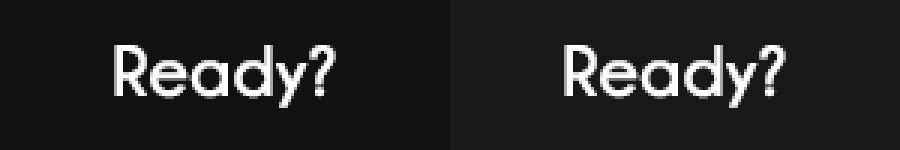
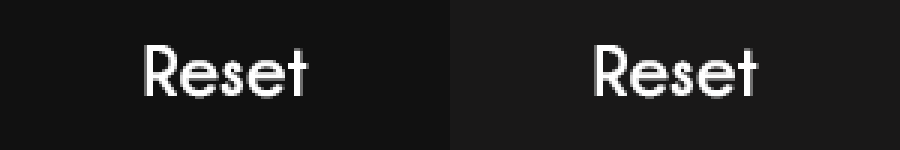
Layers edited between the first and the second (900, 150) image:
added group "Group 1 copy 2" with 2 layers above "Group 1 copy" over bbox(144, 45, 759, 99)
added layer "Reset" (1st of 2, in "Group 1 copy 2") in group "Group 1 copy 2" over bbox(594, 45, 759, 99)
added layer "Reset" (2nd of 2, in "Group 1 copy 2") in group "Group 1 copy 2" over bbox(144, 45, 309, 99)
hid group "Group 1 copy" (2 layers) over bbox(114, 45, 786, 108)
